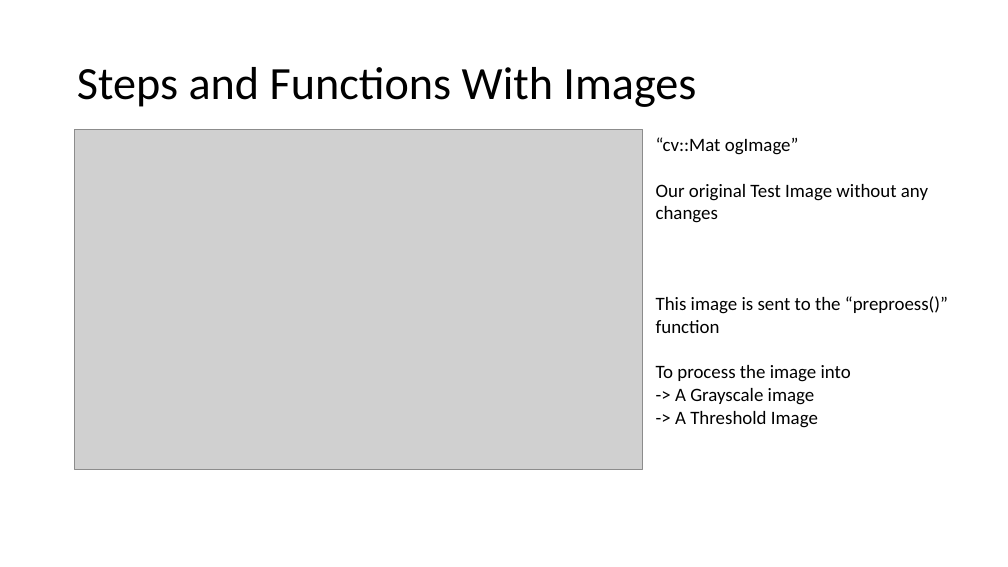
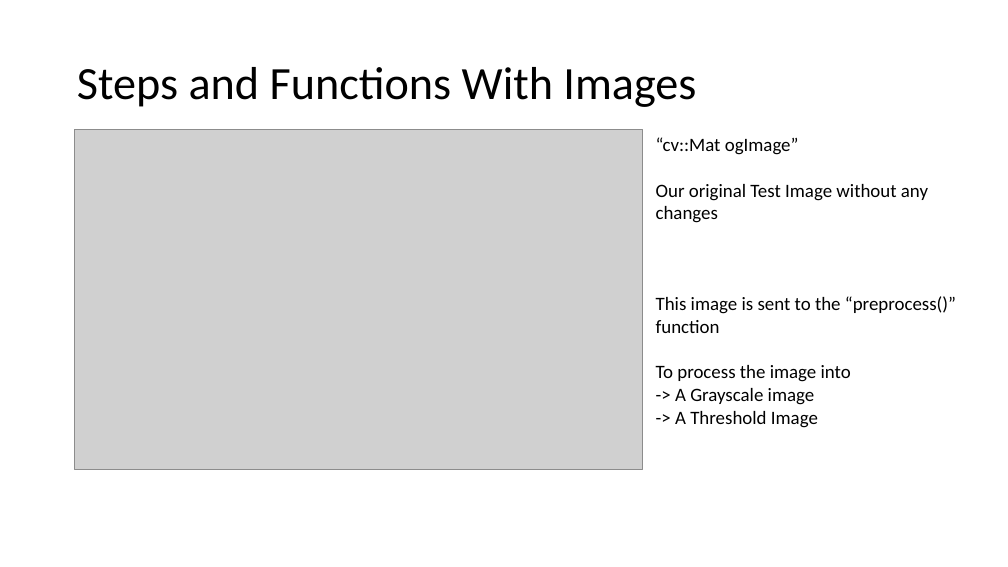
Before and after one commit to Raag-ops/LicensePlate, a slide deck: slide 2 of Documentations/Guide.pptx. Drawn at 1008x567 pixels with LibreOffice and Linux fonts; fonts in the diff are those of the drawing; grey boxes stand for pictures. Boxes give left, top, right and bottom in pixels: in the first picture for what was removed or moved away, otherwise in the second. Text is boxed around its words. In the diff, an @@ line names an element or a change of style, - is before the commit and + after.

Commit message:
Typo

```diff
--- a/Documentations/Guide.pptx
+++ b/Documentations/Guide.pptx
@@ text at (x1=656, y1=296, x2=956, y2=333): text changed @@
-This image is sent to the “preproess()” function
+This image is sent to the “preprocess()” function
```
Also in this commit, not shown: 5 other slides changed.
